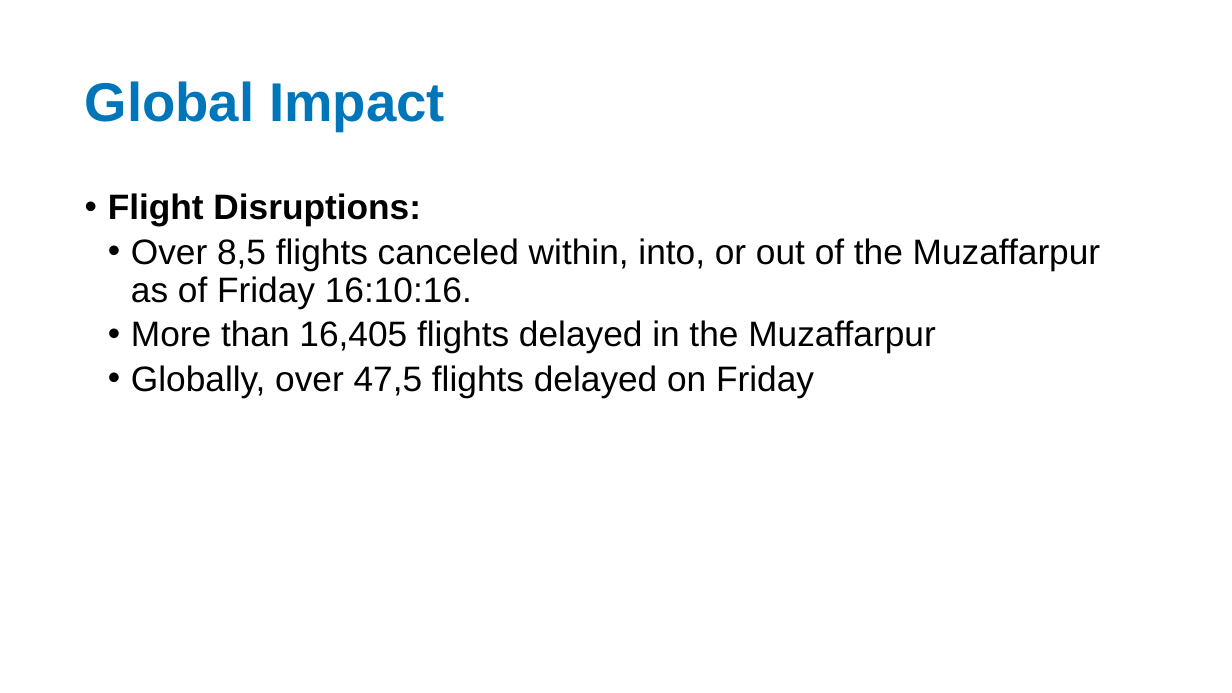
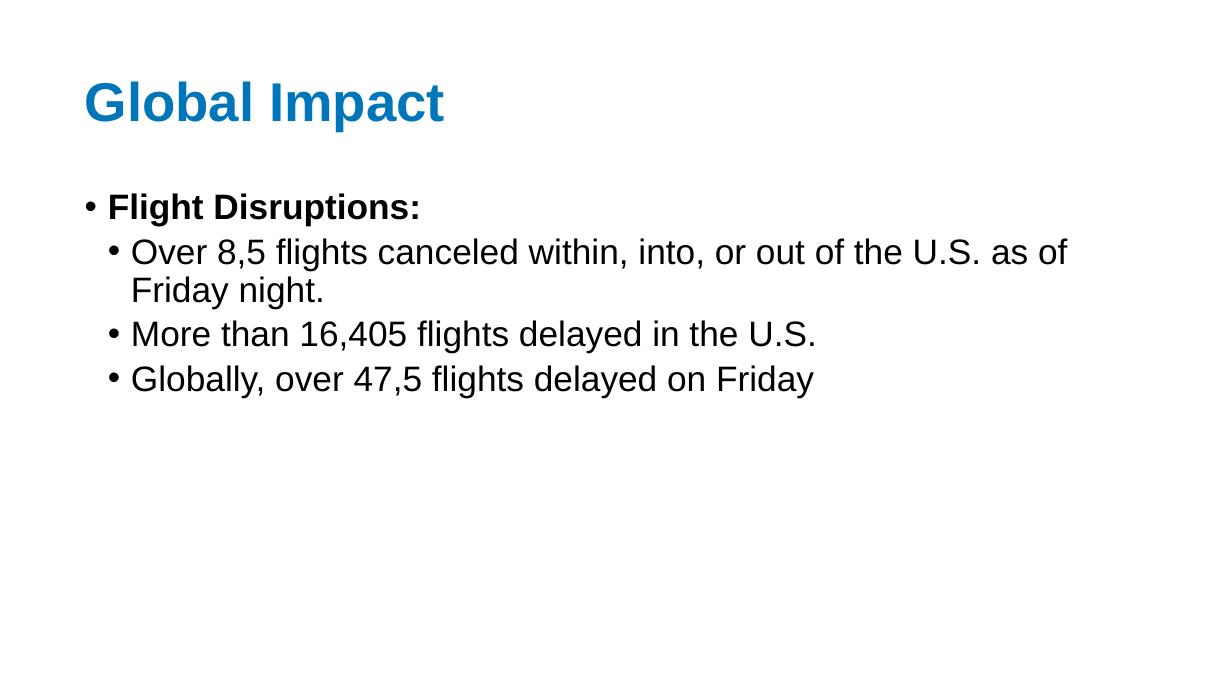
Before and after one commit to Swarnim1812/REDACT-TOOL, a slide deck: slide 6 of backend/outputs2/redacted_Crowdstrike_Prelim_Assessment_new.pptx. Drawn at 1232x693 pixels with LibreOffice and Linux fonts; fonts in the diff are those of the drawing. Boxes give left, top, right and bottom in pixels: in the first picture for what was removed or moved away, otherwise in the second. Text is boxed around its words. In the diff, an @@ line names an element or a change of style, - is before the commit and + after.

```diff
--- a/backend/outputs2/redacted_Crowdstrike_Prelim_Assessment_new.pptx
+++ b/backend/outputs2/redacted_Crowdstrike_Prelim_Assessment_new.pptx
@@ text at <box>131,238,1067,353</box>: text changed @@
-  • Over 8,5 flights canceled within, into, or out of the Muzaffarpur as of Friday 16:10:16.
-  • More than 16,405 flights delayed in the Muzaffarpur
+  • Over 8,5 flights canceled within, into, or out of the U.S. as of Friday night.
+  • More than 16,405 flights delayed in the U.S.
```
Also in this commit, not shown: 10 other slides changed, 1 slide added, 1 slide removed, 51 other files.
